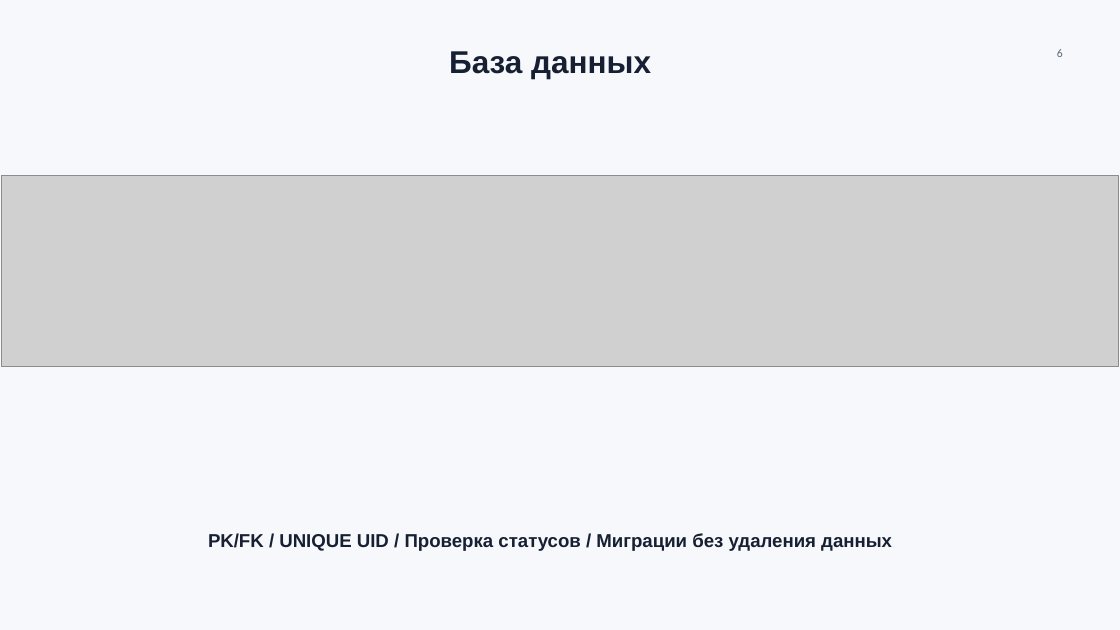
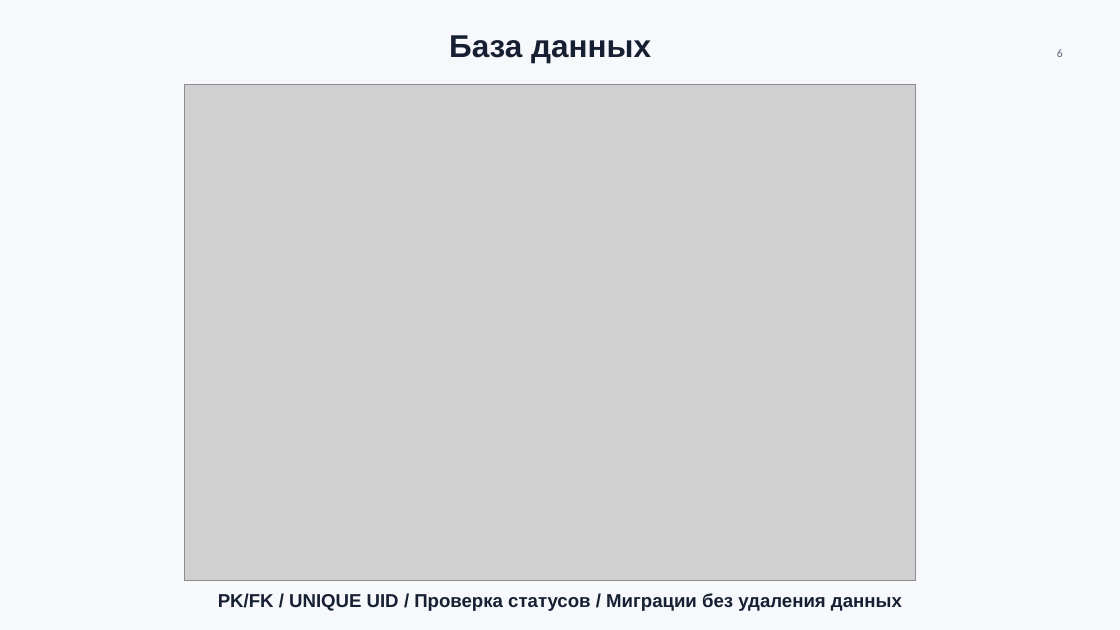
Before and after one commit to kulikov91/school_access_system, a slide deck: slide 6 of Access Control System Presentation.pptx. Drawn at 1120x630 pixels with LibreOffice and Linux fonts; fonts in the diff are those of the drawing; grey boxes stand for pictures. Boxes give left, top, right and bottom in pixels: in the first picture for what was removed or moved away, otherwise in the second. Text is boxed around its words. In the diff, an @@ line names an element or a change of style, - is before the commit and + after.

```diff
--- a/Access Control System Presentation.pptx
+++ b/Access Control System Presentation.pptx
@@ text "База данных": place and size @@
-text "База данных" at [449,51,651,79]
+text "База данных" at [449,35,651,63]
@@ picture added at [185,85,916,581] @@
@@ picture removed at [2,176,1118,366] @@
@@ text "PK/FK / UNIQUE UID / ...": place and size @@
-text "PK/FK / UNIQUE UID / ..." at [208,533,892,551]
+text "PK/FK / UNIQUE UID / ..." at [218,593,902,611]
```
Also in this commit, not shown: 1 other slide changed.
